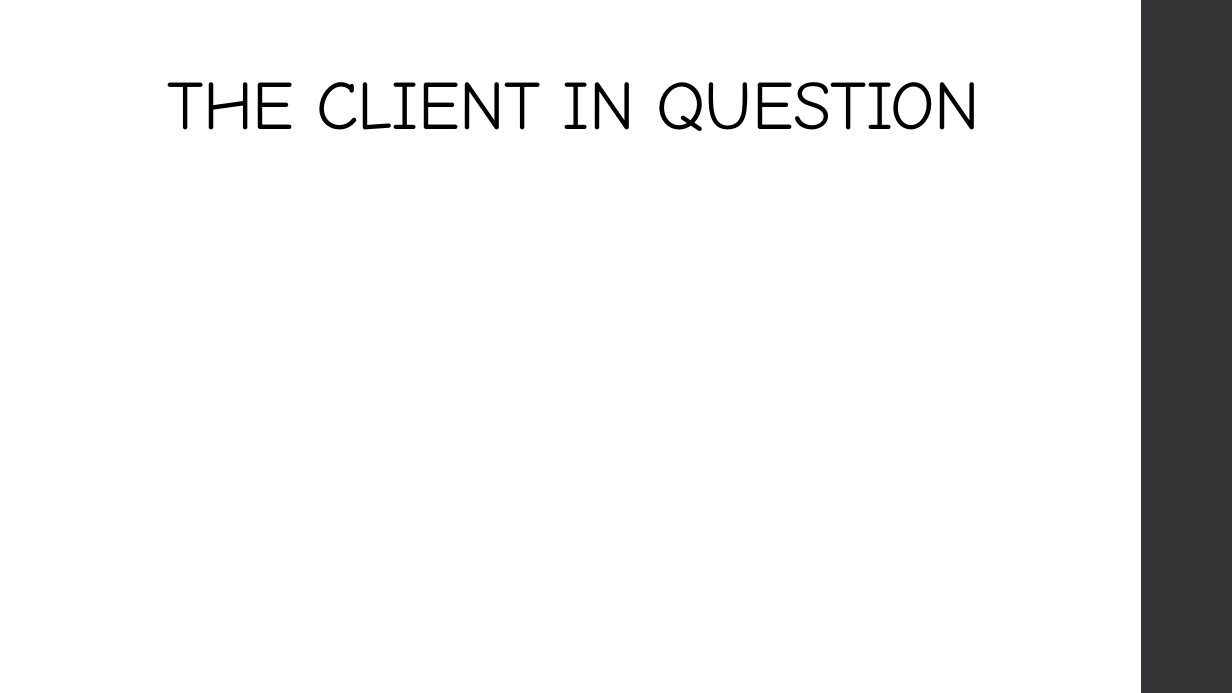
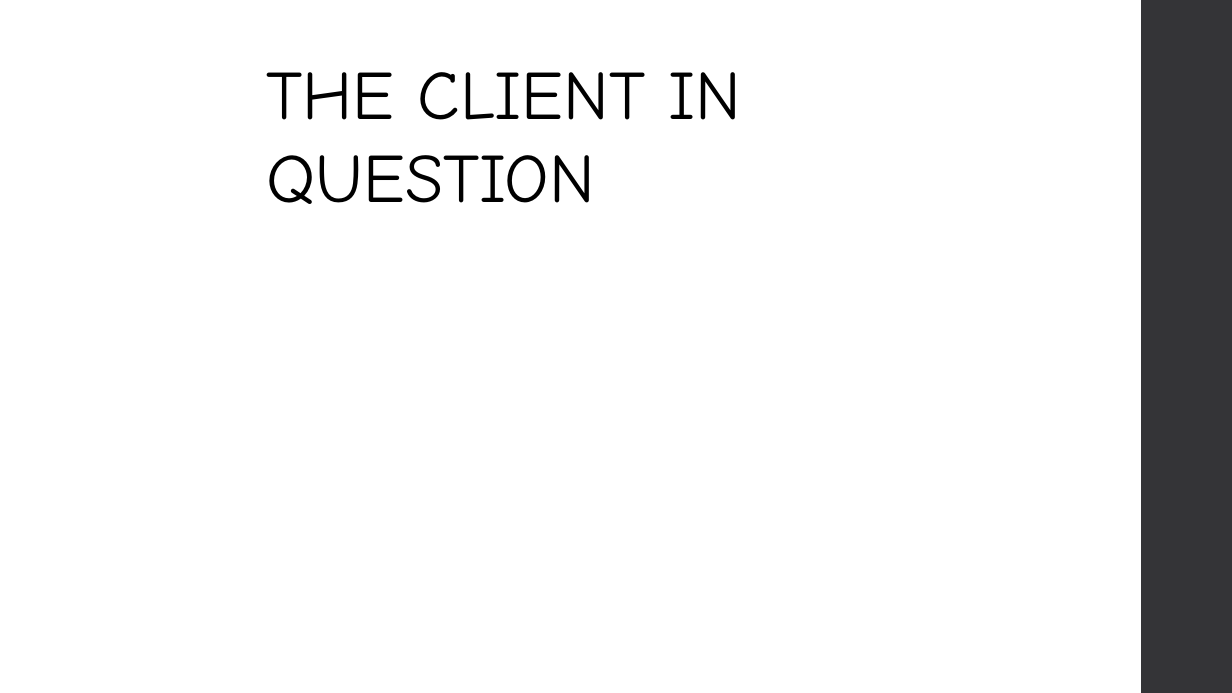
Before and after one commit to scoall/smart-plant, a slide deck: slide 15 of PrezentationDNS.pptx (slide 6 before the commit). Drawn at 1232x693 pixels with LibreOffice and Linux fonts; fonts in the diff are those of the drawing; background and template pictures are left out. Boxes give left, top, right and bottom in pixels: in the first picture for what was removed or moved away, otherwise in the second. Text is boxed around its words. In the diff, an @@ line names an element or a change of style, - is before the commit and + after.

```diff
--- a/PrezentationDNS.pptx
+++ b/PrezentationDNS.pptx
@@ text "THE CLIENT IN QUESTION": place and size @@
-text "THE CLIENT IN QUESTION" at box(168, 82, 981, 131)
+text "THE CLIENT IN QUESTION" at box(266, 72, 742, 204)
@@ text "THE CLIENT IN QUESTION" at box(266, 72, 742, 204): letter spacing -0.5 to 0 pt; alignment centre to left; line spacing 0.9 to 1; vertical alignment bottom to top @@
```
Also in this commit, not shown: 4 other slides changed, 14 slides added, 1 slide removed.
